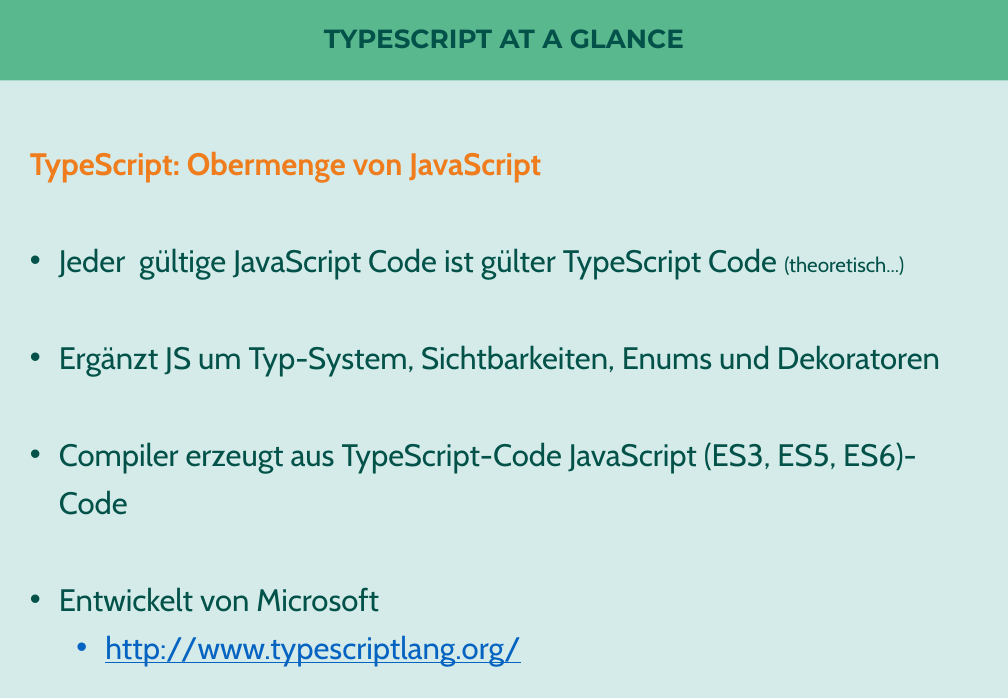
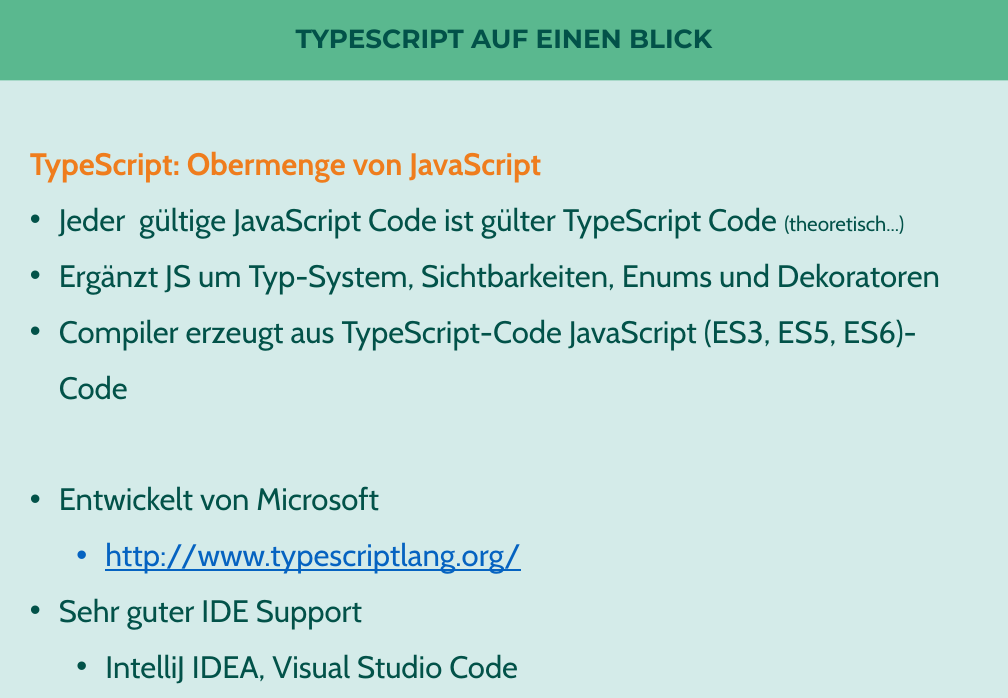
Before and after one commit to nilshartmann/typescript-intro, a slide deck: slide 4 of slides/praktische-einfuehrung-in-typescript.pptx. Drawn at 1008x698 pixels with LibreOffice and Linux fonts; fonts in the diff are those of the drawing. Boxes give left, top, right and bottom in pixels: in the first picture for what was removed or moved away, otherwise in the second. Text is boxed around its words. In the diff, an @@ line names an element or a change of style, - is before the commit and + after.

```diff
--- a/slides/praktische-einfuehrung-in-typescript.pptx
+++ b/slides/praktische-einfuehrung-in-typescript.pptx
@@ title at (296,29,712,48): text changed @@
-TYPESCRIPT AT A GLANCE
+TYPESCRIPT AUF EINEN BLICK
@@ text at (59,207,940,574): line spacing 1.3 to 1.5 @@
@@ text at (59,598,518,684): paragraphs added @@
+• Sehr guter IDE Support
+  • IntelliJ IDEA, Visual Studio Code
```
Also in this commit, not shown: 3 other slides changed, 1 other file.
